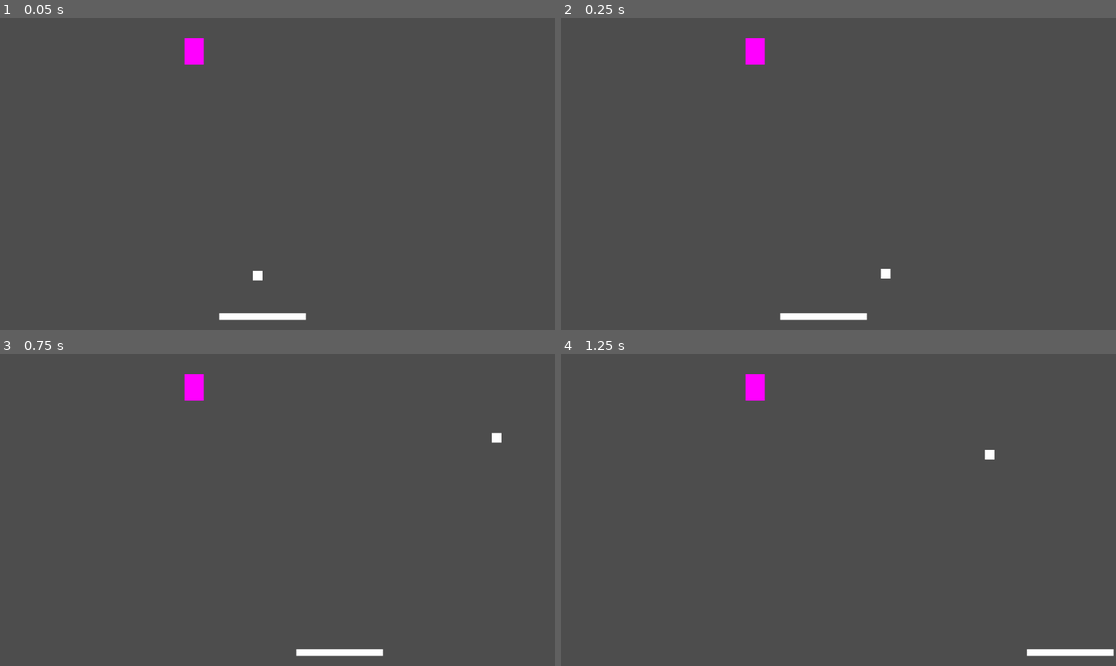
Above: before the commit, frames 1-4 (two rows, left to right).
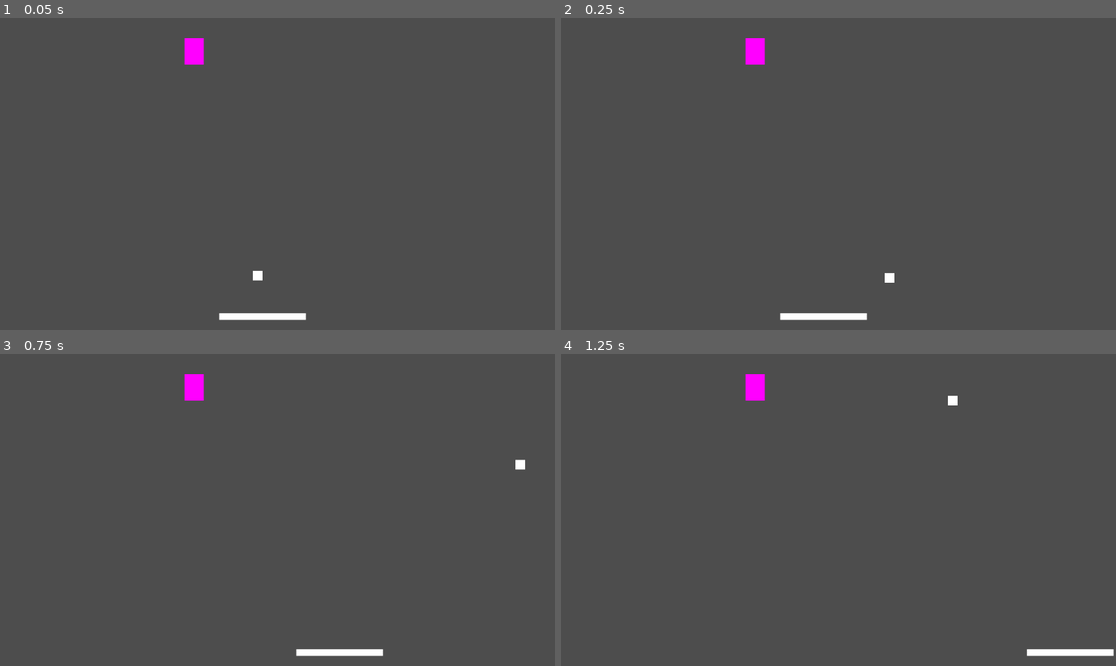
Above: after the commit, the same moments.

Repository: PontusEkstrom02/PingPang
Game: Godot game, scene res://scenes/game.tscn
The game is run twice, just before and just after one commit, with the same random seed, the same clock (stepped at 60 frames per second) and the same inputs.
Inputs:
- Up to frame 1 (0.05 s): no input
- Up to frame 2 (0.25 s): no input
- Up to frame 3 (0.75 s): hold Right (ui_right) from 0.53 s (still down); hold Space (Dash) from 0.53 s (still down)
- Up to frame 4 (1.25 s): keep holding Right (ui_right); keep holding Space (Dash)

Frame 1 is identical in both runs. In frame 2, less than 0.1% of the frame differs, in the area x 57-61%, y 80-85%; in frame 3, 0.1%, in the area x 88-95%, y 25-38%; in frame 4, 0.1%.

Commit message:
Player ball contact more Arcade'ish

Diff:
--- a/scenes/ball.tscn
+++ b/scenes/ball.tscn
@@ -5,7 +5,7 @@
 [sub_resource type="RectangleShape2D" id="RectangleShape2D_umo8g"]
 size = Vector2(40, 40)
 
-[node name="CharacterBody2D" type="CharacterBody2D"]
+[node name="Ball" type="CharacterBody2D"]
 position = Vector2(500, 500)
 scale = Vector2(0.5, 0.5)
 collision_layer = 0
--- a/scenes/player.tscn
+++ b/scenes/player.tscn
@@ -5,7 +5,7 @@
 [sub_resource type="RectangleShape2D" id="RectangleShape2D_1uh1r"]
 size = Vector2(180, 15)
 
-[node name="CharacterBody2D" type="CharacterBody2D"]
+[node name="Player" type="CharacterBody2D"]
 position = Vector2(109, 43)
 script = ExtResource("1_8k2ya")
 
--- a/scripts/ball.gd
+++ b/scripts/ball.gd
@@ -11,5 +11,17 @@
 	collision_data = move_and_collide(dir * speed * delta)
 
 	if collision_data:
-		speed += 10
-		dir = dir.bounce(collision_data.get_normal()).normalized()
+
+
+		if collision_data.get_collider().name == "Player":
+
+			speed += 10
+			var playerPosition = collision_data.get_collider().get_position()
+			dir.x += (self.position.x - playerPosition.x)/100
+			if dir.x > 4:
+				dir.x = 4
+			dir.y = -1
+			print(dir)
+		else:
+			dir = dir.bounce(collision_data.get_normal()).normalized()
+		dir = dir.normalized()
